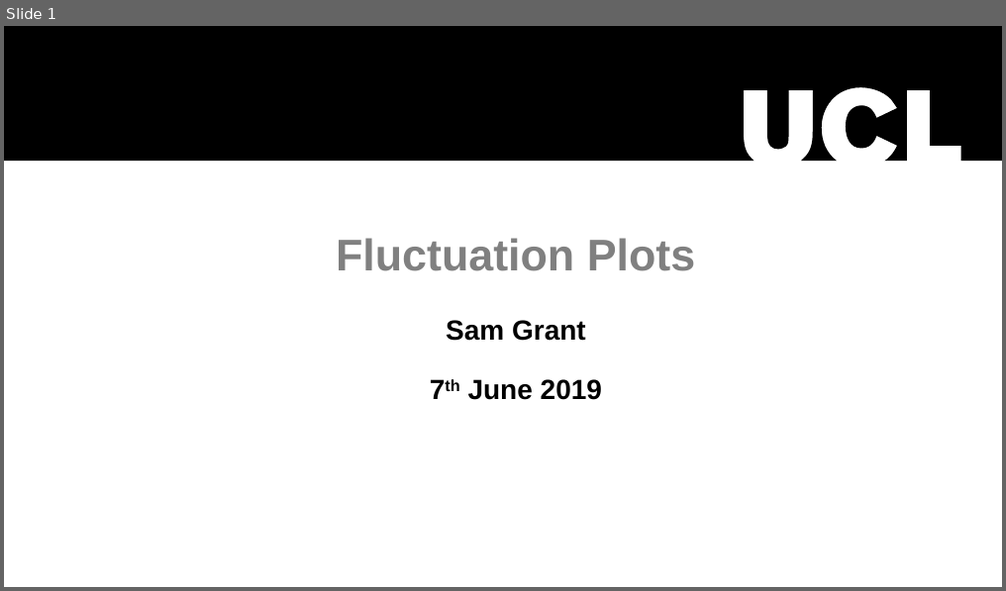
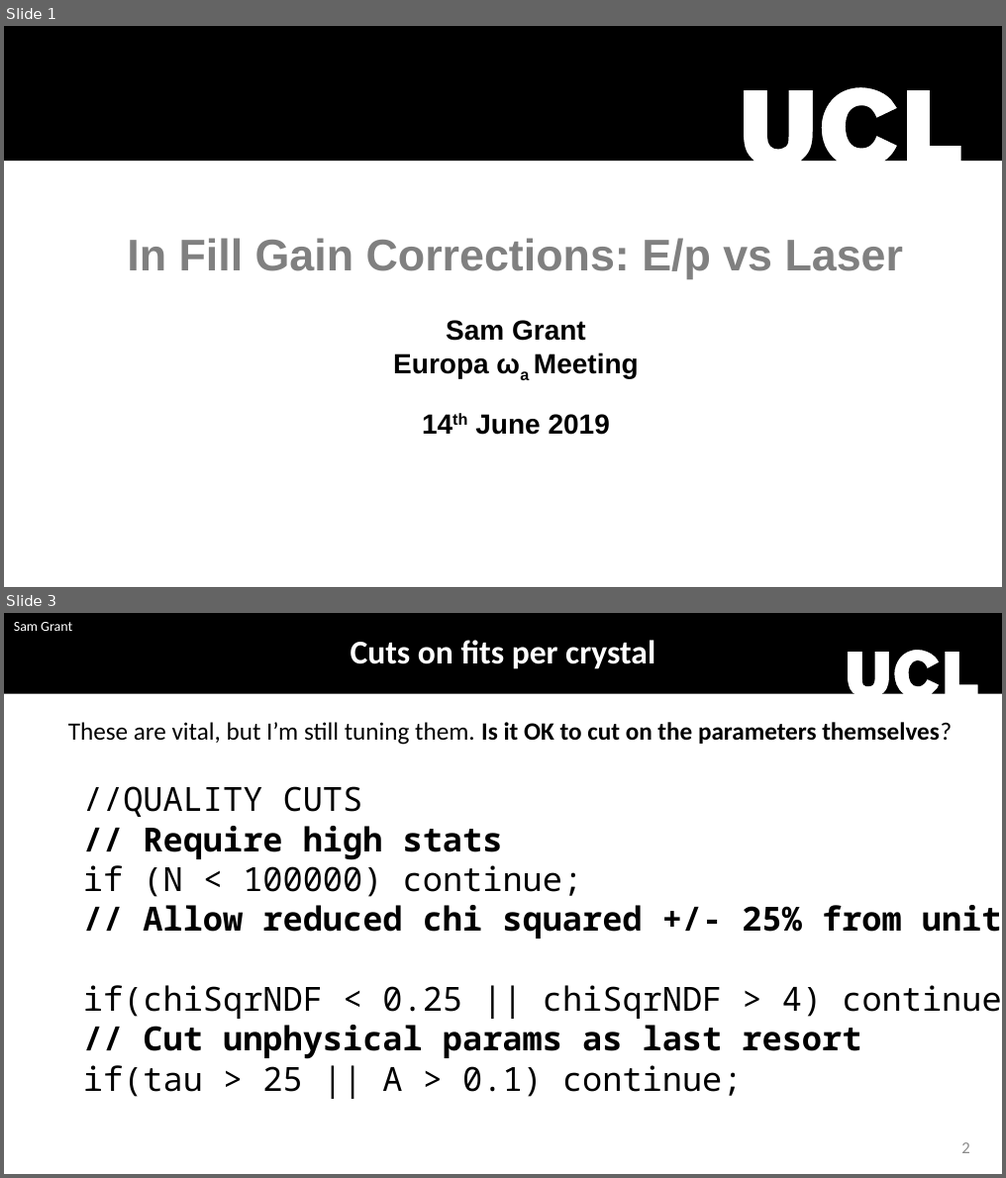
Before and after one commit to sam-grant/EpRatio, a slide deck: fluctuation.pptx. Shown one above the other, each under a label of ours: slide 1 before the commit, slides 1 and 3 after it; the slides between them are not shown. The pictures are 1006x591 and 1006x1178 pixels, drawn with LibreOffice and Linux fonts; fonts in the diff are those of the drawing; background and template pictures are left out. Boxes give left, top, right and bottom in pixels: in the first picture for what was removed or moved away, otherwise in the second. Text is boxed around its words. In the diff, an @@ line names an element or a change of style, - is before the commit and + after.

Commit message:
Reasonable fits to the fractional shift distributions

```diff
--- a/fluctuation.pptx
+++ b/fluctuation.pptx
@@ slide 3 added at box(4, 613, 1002, 1174), background #FFFFFF @@
@@ freeform shape added at box(4, 613, 1002, 694), fill #000000 @@
@@ text added at box(14, 622, 72, 631), 10 pt, text #FFFFFF @@
+Sam Grant
@@ text added at box(350, 640, 655, 669), 24 pt, text #FFFFFF, bold @@
+Cuts on fits per crystal
@@ rectangle added at box(667, 698, 700, 725), fill #FFFFFF, outline #FFFFFF 1 pt @@
@@ text added at box(68, 722, 951, 745), 18 pt, text #000000 @@
+These are vital, but I’m still tuning them. Is it OK to cut on the parameters themselves?
@@ rectangle added at box(677, 708, 773, 758), fill #FFFFFF, outline #FFFFFF 1 pt @@
@@ text added at box(83, 786, 1002, 1097), 24 pt, text #000000 @@
+//QUALITY CUTS
+// Require high stats
+if (N < 100000) continue;
+// Allow reduced chi squared +/- 25% from unity
+if(chiSqrNDF < 0.25 || chiSqrNDF > 4) continue;
+// Cut unphysical params as last resort
+if(tau > 25 || A > 0.1) continue;
@@ rectangle added at box(608, 876, 704, 927), fill #FFFFFF, outline #FFFFFF 1 pt @@
@@ page number added at box(961, 1143, 969, 1154), 12 pt, text #8C8C8C @@
+2
@@ slide 1 changed as well @@
@@ title at box(127, 238, 903, 435): text changed @@
-Fluctuation Plots
-Sam Grant
-7th June 2019
+In Fill Gain Corrections: E/p vs Laser
+Sam Grant
+Europa ωa Meeting
+14th June 2019
```
Also in this commit, not shown: 7 other slides added, 4 slides removed, 28 other files.
